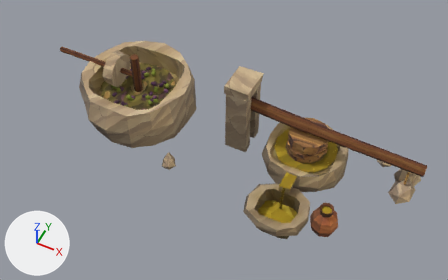
Renders of the glTF model assets-vila/prensa-azeite/prensa.glb from each side of a commit.
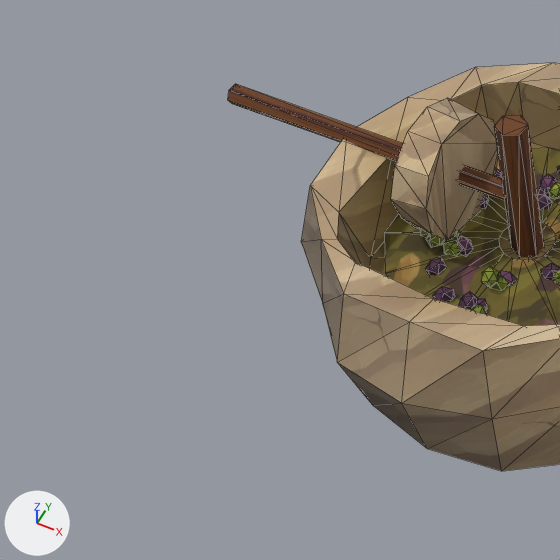
Each version is shown whole from a 50 mm camera at (2.88, 50.26, 7.24) aimed at (0.08, 55.86, 0.23), then close up on the part from 0% to 33% of the width and 9% to 61% of the height. Arrows for +X, +Y and +Z are at lower left; the lights stay in place. The last two pictures show the newer version. The close-ups show mesh edges as thin lines.

The scene before the commit, as lines of its bpy script (objects in view):
```python
me_prensa_mo = bpy.data.meshes.new('Prensa_Mo')
me_prensa_mo.from_pydata(...)  # 36 vertices, 64 faces; spans x -1.45..-0.05, y -0.291..0.271, z -0.289..0.282
me_prensa_mo.materials.append(mat_prensa)
me_prensa_pasta = bpy.data.meshes.new('Prensa_Pasta')
me_prensa_pasta.from_pydata(...)  # 32 vertices, 32 faces; spans x -0.585..0.603, y -0.59..0.583, z 0.0
me_prensa_pasta.materials.append(mat_prensa)
me_prensa_pedra = bpy.data.meshes.new('Prensa_Pedra')
me_prensa_pedra.from_pydata(...)  # 271 vertices, 468 faces; spans x -2.54..2.48, y -1.19..1.13, z -0.39..1.19
me_prensa_pedra.materials.append(mat_prensa)
ob_prensa_mo = bpy.data.objects.new('Prensa_Mo', me_prensa_mo)
ob_prensa_mo.location = (-1.6, 56.15, 0.62)
ob_prensa_pasta = bpy.data.objects.new('Prensa_Pasta', me_prensa_pasta)
ob_prensa_pasta.location = (-1.6, 56.15, 0.37)
ob_prensa_pedra = bpy.data.objects.new('Prensa_Pedra', me_prensa_pedra)
ob_prensa_pedra.location = (0.0, 56.0, 0.0)
# also in view: 'Prensa_Azeitonas_4' at (-1.93, 55.95, 0.4); 'Prensa_Azeitonas_5' at (-1.63, 55.8, 0.39)
```
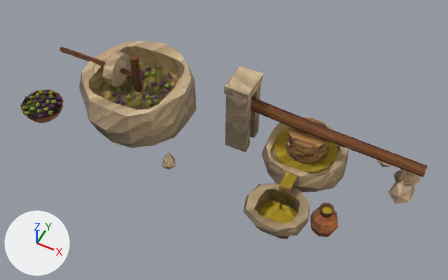
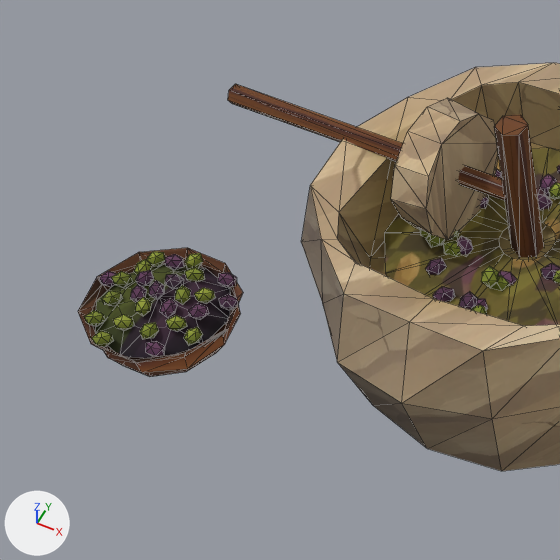
Boxes (x1, y1, x2, y2) around the edits, measured in the close-ups (560 x 560 px):
'Prensa_PoteAzeitonas', added: after (78, 248, 243, 377)

The change in detail:
Mesh me_prensa_poteazeitonas is new.
It has 394 vertices, 660 faces and spans x -0.332..0.345, y -0.325..0.315, z 0.0..0.346.
It uses material mat_prensa.
Object 'Prensa_PoteAzeitonas' (ob_prensa_poteazeitonas) is new; it shows me_prensa_poteazeitonas.
Its location is (-2.85, 55.25, 0.0).
